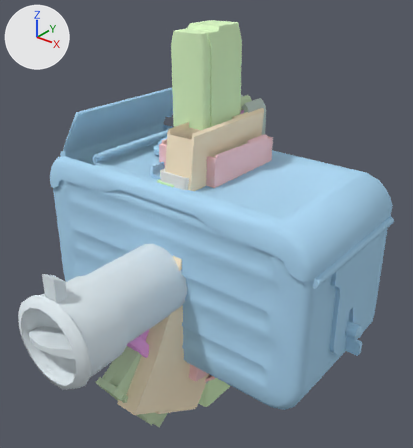
The Blender file magazines/mags.blend: old version first, new version second.
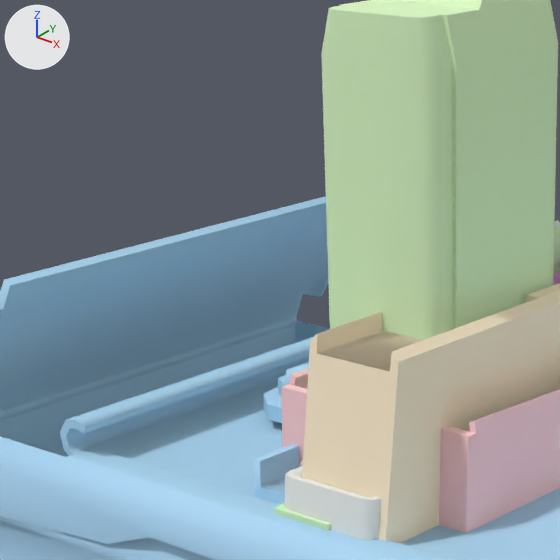
Each version is shown whole from a 50 mm lens placed at (9.35, -11.99, 8.29), pointed at (-0.16, -0.09, 0.92), then close up on the part from 18% to 59% of the width and 6% to 44% of the height. Arrows for +X, +Y and +Z are at upper left; the lights stay in place. Objects named as collision shapes, trigger or cutter boxes, shadow casters or lower levels of detail are left out.

Before the edit, the objects in view are built like this:
```python
me_ak47 = bpy.data.meshes.new('ak47')
me_ak47.from_pydata(...)  # 98 vertices, 182 faces; spans x -0.45..0.69, y -4.16..1.93, z -4.65..4.16
me_ak47.materials.append(mat_magazines_1)  # beige #feedce
me_pkm_ref = bpy.data.meshes.new('pkm_ref')
me_pkm_ref.from_pydata(...)  # 745 vertices, 1300 faces; spans x -6.56..4.9, y -4.15..0.53, z 4.13..10.87
me_pkm_ref.materials.append(mat_mag_d)  # blue #afdaf6
me_v_gilboasnake_reference = bpy.data.meshes.new('v_gilboasnake_reference')
me_v_gilboasnake_reference.from_pydata(...)  # 384 vertices, 640 faces; spans x -1.19..1.05, y -2.0..1.81, z -4.09..3.54
me_v_gilboasnake_reference.materials.append(mat_v_gilboasnake)  # pink #fed1d4
ob_ak47 = bpy.data.objects.new('ak47', me_ak47)
ob_ak47.location = (0.0, 0.0, 0.0)
ob_pkm_ref = bpy.data.objects.new('pkm_ref', me_pkm_ref)
ob_pkm_ref.location = (0.0, 1.92, -6.72)
ob_v_gilboasnake_reference = bpy.data.objects.new('v_gilboasnake_reference', me_v_gilboasnake_reference)
ob_v_gilboasnake_reference.location = (0.0, 0.0, 0.0)
# also in view: 'v_g3' at (0.09, -0.51, 0.27); 'mp40_ref' at (-0.23, 0.03, 0.57)
```
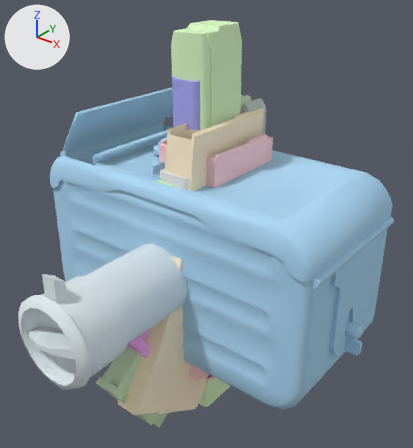
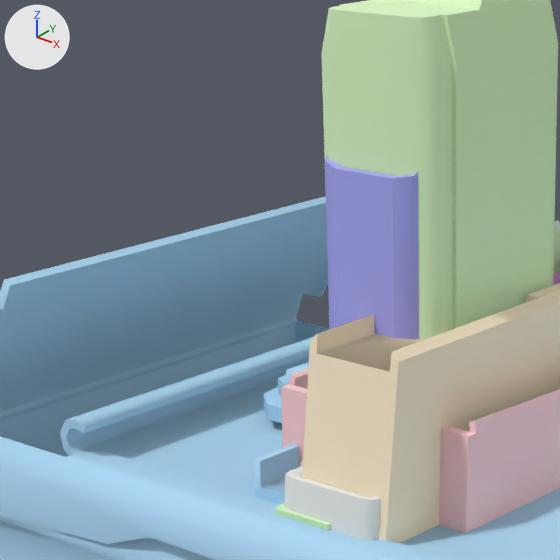
Edits to the scene script, one JSON object a line:
```json
{"op": "add", "block": "mat_v_thompson", "code": ["mat_v_thompson = diffuse_material('v_thompson')", "mat_v_thompson.base_color = (0.421, 0.424, 0.933)  # blue #aeaef7"]}
{"op": "add", "block": "me_thompson_ref", "code": ["me_thompson_ref = bpy.data.meshes.new('thompson_ref')", "me_thompson_ref.from_pydata(...)  # 119 vertices, 206 faces; spans x -0.8..0.28, y -0.9..1.05, z -3.53..5.92", "me_thompson_ref.materials.append(mat_v_thompson)  # blue #aeaef7"]}
{"op": "add", "block": "ob_thompson_ref", "code": ["ob_thompson_ref = bpy.data.objects.new('thompson_ref', me_thompson_ref)", "ob_thompson_ref.location = (0.0, 0.0, 0.0)"]}
```

Changed parts and their boxes [x1, y1, x2, y2] in the close-ups (560 x 560 px):
```json
{"object": "thompson_ref", "change": "added", "after": [325, 155, 419, 340], "on screen": "blue"}
```
